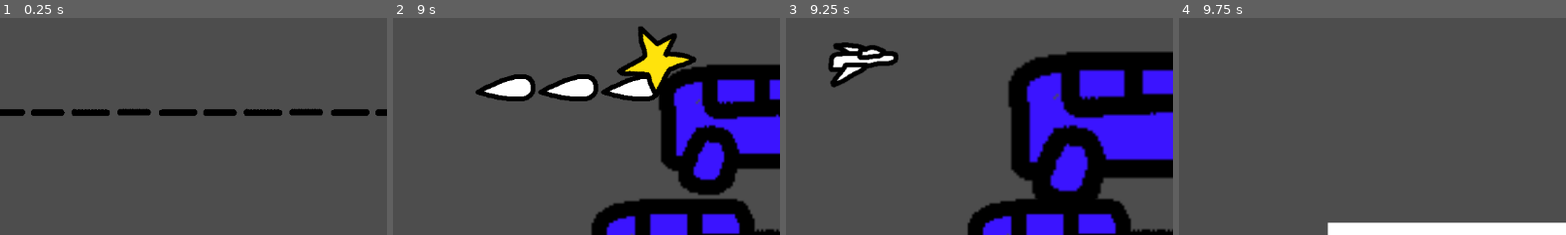
Above: before the commit, frames 1-4 (left to right).
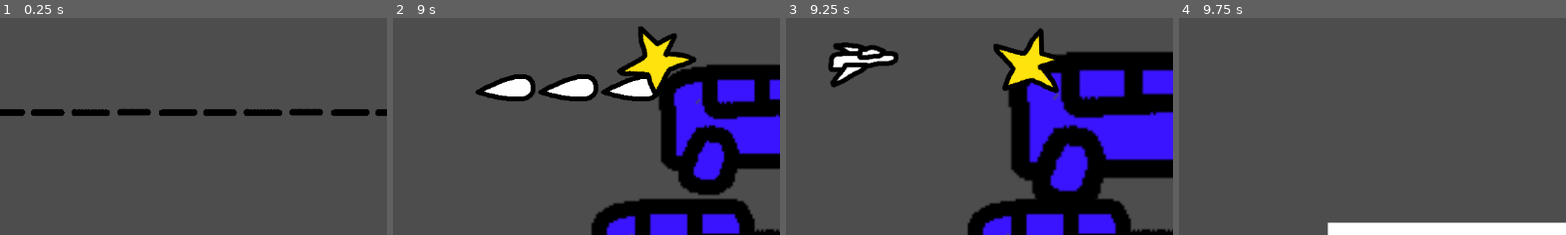
Above: after the commit, the same moments.

Repository: aznoqmous/a11y
Game: Godot game, scene res://scenes/racing_game/racing_scene.tscn
The game is run twice, just before and just after one commit, with the same random seed, the same clock (stepped at 60 frames per second) and the same inputs.
Inputs (mouse positions are % of the whole screen's width and height, from its top left):
- Up to frame 1 (0.25 s): no input
- Up to frame 2 (9 s): move the mouse to (72, 45) at 0.52 s; press the mouse at (72, 45) at 0.53 s; hold D (Right) 0.53-2.03 s; tap W (Up) at 0.77, 1.52, 3.02, 3.77, 4.52, 6.02, 6.77, 7.52 s; move the mouse to (30, 55) at 1.27 s; release the mouse at (30, 55) at 1.28 s; tap Space (Space) every 1.5 s from 1.35 to 8.85 s; move the mouse to (60, 28) at 2.02 s; press the mouse at (60, 28) at 2.03 s; hold A (Left) 2.03-2.78 s; move the mouse to (45, 70) at 2.77 s; release the mouse at (45, 70) at 2.78 s; hold D (Right) 2.78-4.28 s; move the mouse to (80, 65) at 3.52 s; press the mouse at (80, 65) at 3.53 s; move the mouse to (20, 35) at 4.27 s; release the mouse at (20, 35) at 4.28 s; hold A (Left) 4.28-5.03 s; move the mouse to (55, 50) at 5.02 s; press the mouse at (55, 50) at 5.03 s; hold D (Right) 5.03-5.78 s; move the mouse to (35, 25) at 5.77 s; release the mouse at (35, 25) at 5.78 s; hold A (Left) 5.78-7.28 s; move the mouse to (72, 45) at 6.52 s; press the mouse at (72, 45) at 6.53 s; move the mouse to (30, 55) at 7.27 s; release the mouse at (30, 55) at 7.28 s; hold D (Right) from 7.28 s (still down); move the mouse to (60, 28) at 8.02 s; press the mouse at (60, 28) at 8.03 s; move the mouse to (45, 70) at 8.77 s; release the mouse at (45, 70) at 8.78 s
- Up to frame 3 (9.25 s): keep holding D (Right); tap W (Up) at 9.02 s
- Up to frame 4 (9.75 s): move the mouse to (80, 65) at 9.52 s; release D (Right) at 9.53 s; press the mouse at (80, 65) at 9.53 s; hold A (Left) from 9.53 s (still down)
The pictures show only the part of the screen within x 50-100%, y 12-62%; the shares and areas given below are measured in that part.

Frames 1-2 are identical in both runs. In frame 3, 2.4% of the frame differs, in the area x 53-71%, y 4-35%; in frame 4, nothing differs.

Commit message:
fix score star colliding with player bullet

Diff:
--- a/scripts/score_star.gd
+++ b/scripts/score_star.gd
@@ -4,13 +4,11 @@
 
 func _ready() -> void:
 	area_entered.connect(func(area: Area2D):
+		if area is PlayerBullet: return; # a la zob
 		GameManager.gain_score(1)
 		queue_free()
 	)
-	body_entered.connect(func(body: Node2D):
-		GameManager.gain_score(1)
-		queue_free()
-	)
+
 	sprite_2d.rotate(randf() * PI)
 
 func _process(delta: float) -> void:
